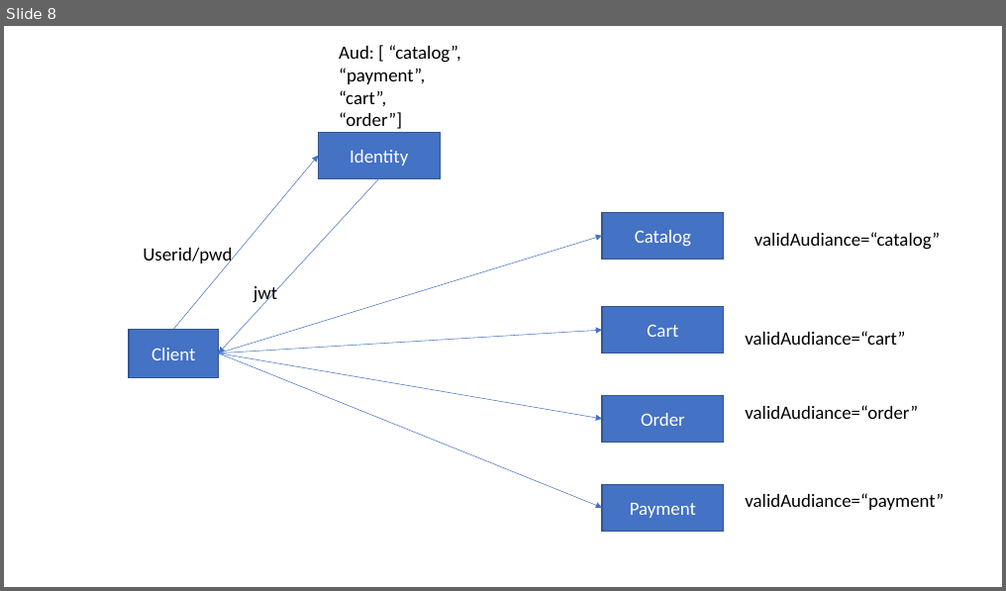
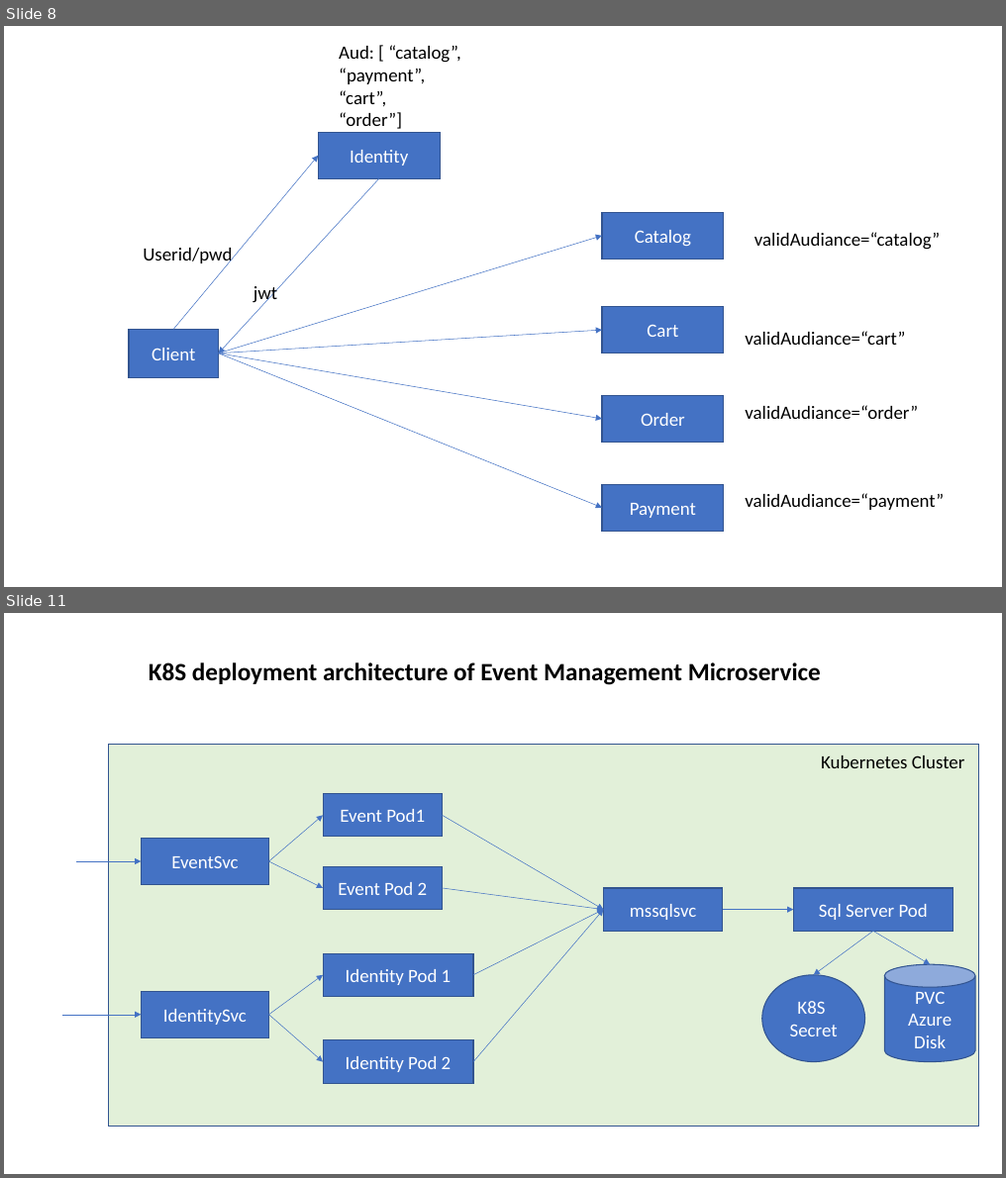
Before and after one commit to sonusathyadas/Microservices-Training-Materials, a slide deck: Batch 4.pptx. Shown one above the other, each under a label of ours: slide 8 before the commit, slides 8 and 11 after it; the slides between them are not shown. The pictures are 1006x591 and 1006x1178 pixels, drawn with LibreOffice and Linux fonts; fonts in the diff are those of the drawing. Boxes give left, top, right and bottom in pixels: in the first picture for what was removed or moved away, otherwise in the second. Text is boxed around its words. In the diff, an @@ line names an element or a change of style, - is before the commit and + after.

```diff
--- a/Batch 4.pptx
+++ b/Batch 4.pptx
@@ slide 11 added at (x1=4, y1=613, x2=1002, y2=1174), background #FFFFFF @@
@@ text added at (x1=149, y1=663, x2=821, y2=685), 24 pt, text #000000, bold @@
+K8S deployment architecture of Event Management Microservice
@@ rectangle added at (x1=109, y1=745, x2=979, y2=1127), fill #E2F0D9, outline #325491 1 pt @@
@@ text added at (x1=821, y1=756, x2=965, y2=768), 18 pt, text #000000 @@
+Kubernetes Cluster
@@ arrow added from (269, 861) to (323, 815), #4472C4 0.5 pt @@
@@ rectangle added at (x1=323, y1=794, x2=442, y2=837), fill #4472C4, outline #325491 1 pt, 18 pt, text #FFFFFF @@
+Event Pod1
@@ arrow added from (442, 815) to (604, 909), #4472C4 0.5 pt @@
@@ rectangle added at (x1=141, y1=839, x2=269, y2=884), fill #4472C4, outline #325491 1 pt, 18 pt, text #FFFFFF @@
+EventSvc
@@ arrow added from (76, 861) to (141, 861), #4472C4 0.5 pt @@
@@ arrow added from (269, 861) to (323, 888), #4472C4 0.5 pt @@
@@ rectangle added at (x1=323, y1=866, x2=442, y2=909), fill #4472C4, outline #325491 1 pt, 18 pt, text #FFFFFF @@
+Event Pod 2
@@ arrow added from (442, 888) to (604, 909), #4472C4 0.5 pt @@
@@ arrow added from (473, 975) to (604, 909), #4472C4 0.5 pt @@
@@ arrow added from (473, 1062) to (604, 909), #4472C4 0.5 pt @@
@@ rectangle added at (x1=604, y1=888, x2=723, y2=931), fill #4472C4, outline #325491 1 pt, 18 pt, text #FFFFFF @@
+mssqlsvc
@@ arrow added from (723, 909) to (794, 909), #4472C4 0.5 pt @@
@@ rectangle added at (x1=794, y1=888, x2=953, y2=931), fill #4472C4, outline #325491 1 pt, 18 pt, text #FFFFFF @@
+Sql Server Pod
@@ arrow added from (873, 931) to (814, 975), #4472C4 0.5 pt @@
@@ arrow added from (873, 931) to (930, 964), #4472C4 0.5 pt @@
@@ rectangle added at (x1=323, y1=954, x2=473, y2=996), fill #4472C4, outline #325491 1 pt, 18 pt, text #FFFFFF @@
+Identity Pod 1
@@ cylinder added at (x1=884, y1=964, x2=976, y2=1062), fill #4472C4, outline #325491 1 pt, 18 pt, text #FFFFFF @@
+PVC
+Azure Disk
@@ rectangle added at (x1=141, y1=992, x2=269, y2=1039), fill #4472C4, outline #325491 1 pt, 18 pt, text #FFFFFF @@
+IdentitySvc
@@ arrow added from (269, 1015) to (323, 975), #4472C4 0.5 pt @@
@@ ellipse added at (x1=762, y1=975, x2=865, y2=1062), fill #4472C4, outline #325491 1 pt, 18 pt, text #FFFFFF @@
+K8S
+Secret
@@ arrow added from (62, 1015) to (141, 1015), #4472C4 0.5 pt @@
@@ arrow added from (269, 1015) to (323, 1062), #4472C4 0.5 pt @@
@@ rectangle added at (x1=323, y1=1041, x2=473, y2=1083), fill #4472C4, outline #325491 1 pt, 18 pt, text #FFFFFF @@
+Identity Pod 2
```
Also in this commit, not shown: 2 other slides added, 4 other files.
